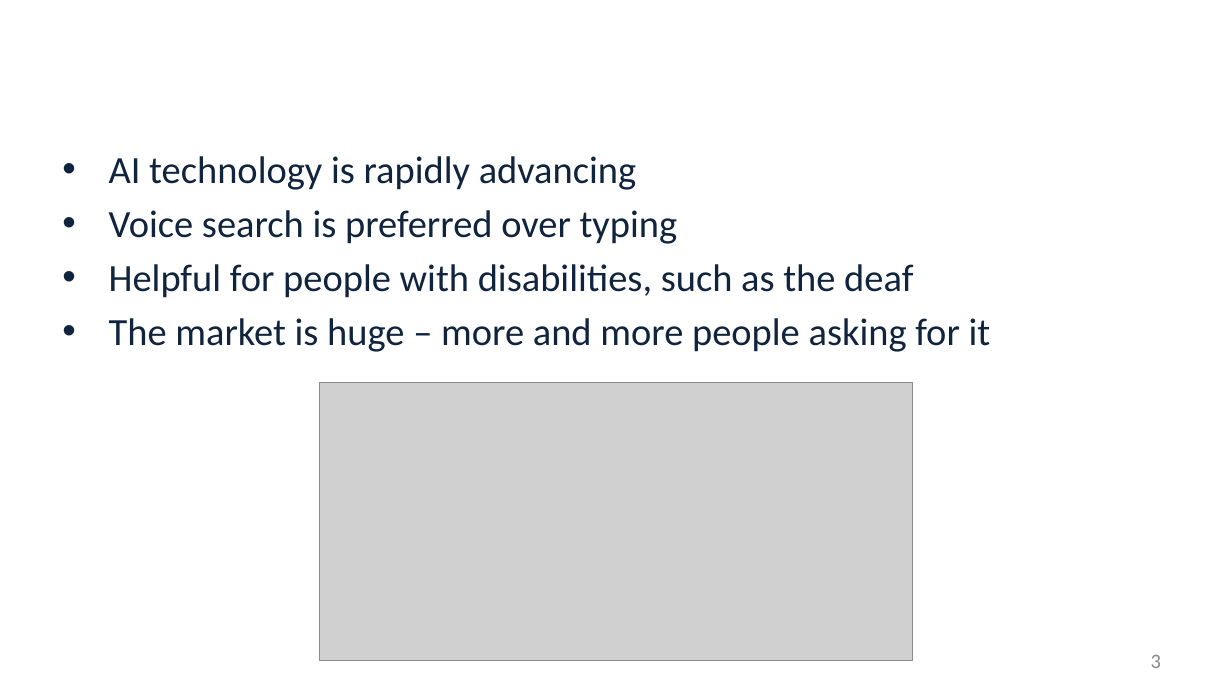
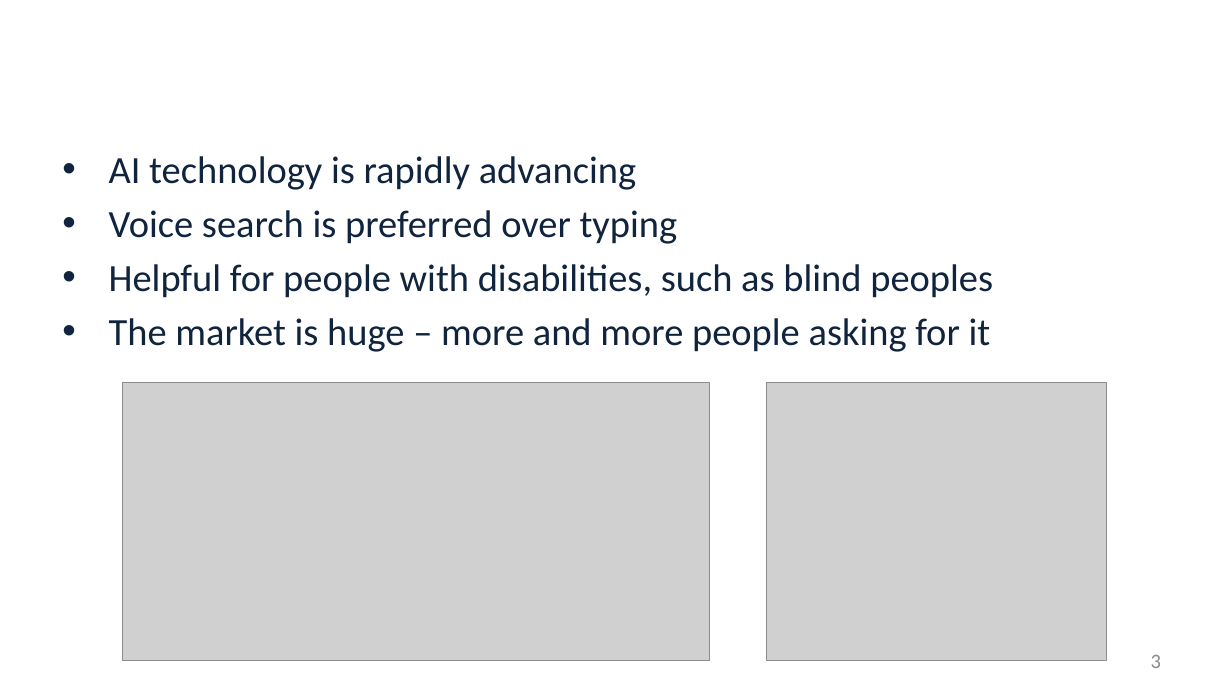
Before and after one commit to TalDerai/speech-recognition-filling-forms, a slide deck: slide 3 of Capstone Project Phase A-23-1-D-6.pptx. Drawn at 1232x693 pixels with LibreOffice and Linux fonts; fonts in the diff are those of the drawing; grey boxes stand for pictures; background and template pictures are left out. Boxes give left, top, right and bottom in pixels: in the first picture for what was removed or moved away, otherwise in the second. Text is boxed around its words. In the diff, an @@ line names an element or a change of style, - is before the commit and + after.

```diff
--- a/Capstone Project Phase A-23-1-D-6.pptx
+++ b/Capstone Project Phase A-23-1-D-6.pptx
@@ text at bbox=[109, 264, 993, 298]: text changed @@
-• Helpful for people with disabilities, such as the deaf
+• Helpful for people with disabilities, such as blind peoples
@@ picture: place and size @@
-picture at bbox=[320, 383, 912, 661]
+picture at bbox=[123, 383, 711, 661]
@@ picture added at bbox=[767, 383, 1107, 661] @@
```
Also in this commit, not shown: 3 other slides changed, 2 other files.
